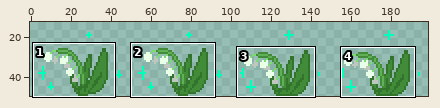
Sprite sheet, stored at Materials/GrassDecor.png. The picture above shows the old version from afar; the outline marks the close-up.
Close-up. Earlier state:
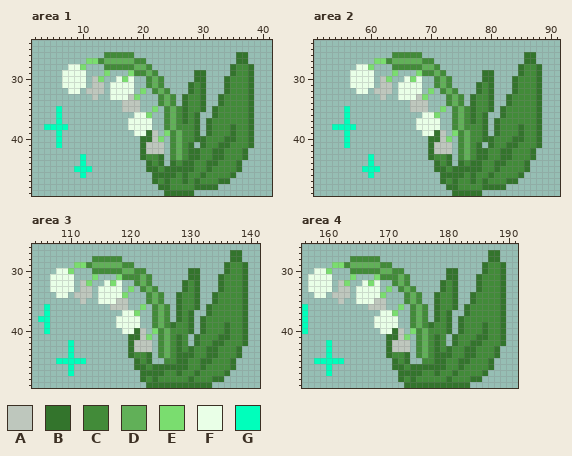
The file is 200x50 pixels. Shown: area 1: x 2..41, y 24..49; area 2: x 51..91, y 24..49; area 3: x 104..141, y 26..49; area 4: x 156..191, y 26..49. The wide view leaves out empty margins.
Palette (. is transparent): A #bec7bd  B #33742c  C #428b39  D #61b058  E #7add6f  F #e9ffe7  G #00ffbb
And afterwards:
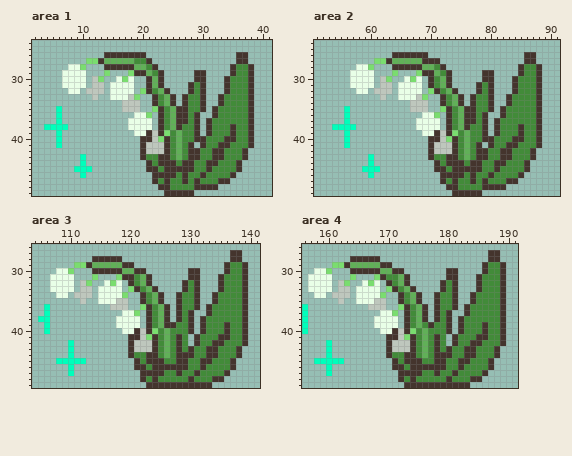
From old to new:
Colour B changes from #33742c to #44342d.
Area 1:
The author put colour B in row 26 at x 19 to 20; in row 27 at x 21; in row 28 at x 22; in row 29 at x 23; in row 32 at x 21; in rows 33 to 34 at x 22.
The author put colour B in rows 35 to 39 at x 23; in rows 40 to 44 at x 24.
Colour C becomes colour B in row 26 at x 14 to 18; in row 27 at x 13; in row 28 at x 14 to 18; in row 29 at x 19 to 20; in rows 30 to 31 at x 21 and 23; in row 32 at x 24.
Colour C becomes colour B in rows 33 to 34 at x 25; in rows 35 to 38 at x 26.
Area 2:
The author put colour B in row 26 at x 69; in row 27 at x 71; in row 28 at x 72; in row 29 at x 73; in rows 30 to 31 at x 70; in row 32 at x 71.
The author put colour B in rows 33 to 34 at x 72; in rows 35 to 39 at x 73; in rows 40 to 44 at x 74.
Colour C becomes colour B in row 26 at x 64 to 68; in row 27 at x 63 and 69 to 70; in row 28 at x 64 to 68; in row 29 at x 69 to 70; in rows 30 to 31 at x 73; in row 32 at x 74.
Colour C becomes colour B in rows 33 to 34 at x 75; in rows 35 to 38 at x 76.
Area 3:
The author put colour B in row 32 at x 120; in row 33 at x 121; in rows 34 to 35 at x 122; in rows 36 to 40 at x 123; in rows 41 to 44 at x 124; in row 45 at x 124 to 125.
Colour C becomes colour B in row 28 at x 114 to 118; in row 29 at x 113 and 119 to 120; in row 30 at x 114 to 118 and 121 to 122; in row 31 at x 119 to 120 and 123; in row 32 at x 123; in row 33 at x 124.
Colour C becomes colour B in rows 34 to 35 at x 125; in rows 36 to 39 at x 126.
Area 4:
The author put colour B in row 32 at x 170; in row 33 at x 171; in rows 34 to 35 at x 172; in rows 36 to 40 at x 173; in rows 41 to 44 at x 174; in row 45 at x 174 to 175.
Colour C becomes colour B in row 28 at x 164 to 168; in row 29 at x 163 and 169 to 170; in row 30 at x 164 to 168 and 171 to 172; in row 31 at x 169 and 173; in row 32 at x 173; in row 33 at x 174.
Colour C becomes colour B in rows 34 to 35 at x 175; in rows 36 to 38 at x 176.
Where, in picture pixels (left, top, right, bottom), the same in both close-ups:
changed: (98, 52, 254, 196)
changed: (386, 52, 542, 196)
changed: (86, 250, 248, 388)
changed: (344, 250, 506, 388)
